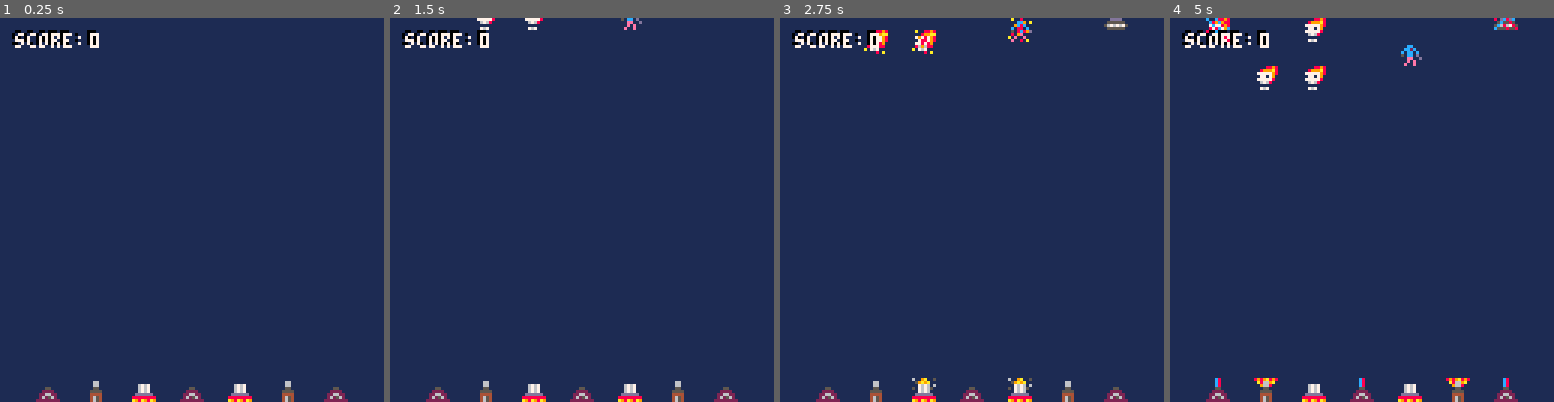
Above: before the commit, frames 1-4 (left to right).
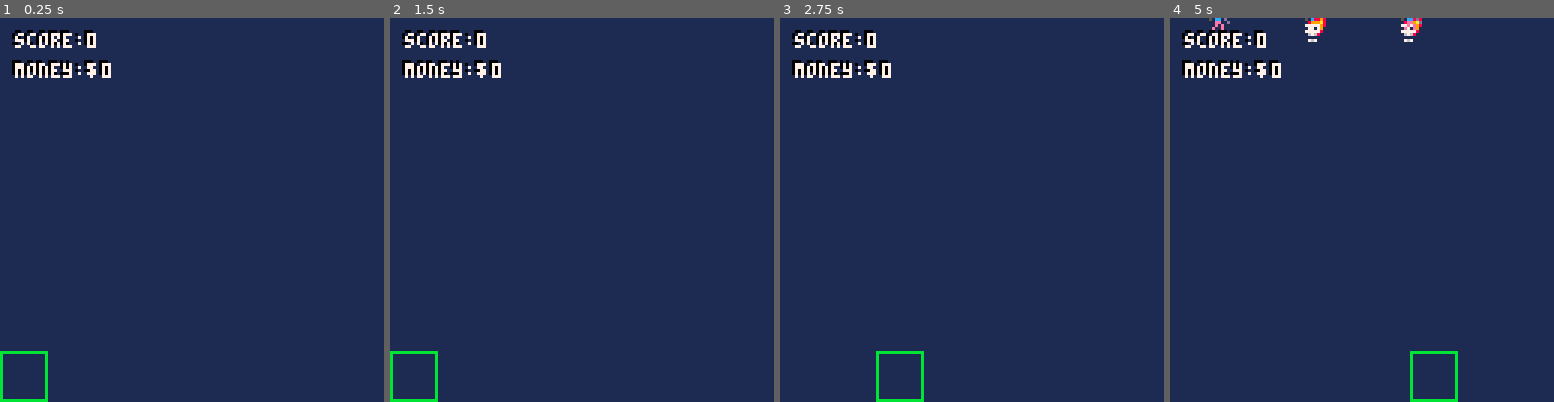
Above: after the commit, the same moments.

Repository: elennick/ggo25
Game: PICO-8 cartridge ggo25.p8
Two runs of this game, one before a commit and one after it. Both use one fixed random seed, a clock stepped at 60 frames per second and the inputs below.
Inputs:
- Up to frame 1 (0.25 s): no input
- Up to frame 2 (1.5 s): no input
- Up to frame 3 (2.75 s): hold Right 1.6-2.1 s; hold Right from 2.47 s (still down)
- Up to frame 4 (5 s): release Right at 3.03 s; hold Left 3.08-3.58 s; hold Right 4.02-4.68 s

The runs differ from the first frame. In frame 1, 2.5% of the frame differs, in the area x 0-91%, y 3-100%; in frame 2, 2.7%; in frame 3, 3.3%; in frame 4, 3.7%, in the area x 3-91%, y 0-100%.

Commit message:
added logic to load levels and draw a cursor

Diff:
--- a/ggo25.p8
+++ b/ggo25.p8
@@ -5,36 +5,36 @@
 
 nmes = {} //enemies
 twrs = {} //towers
+lvls = {} //levels
 hits = {} //hit animations
 game = {} //game info
 frm = 0   //frames since start
 sec = 0   //seconds since start
 
+cpos = 0  //cursor position (lane)
+
 etypes = {} //enemy types
 ttypes = {} //tower types
+
+// controls
+// left/right to move cursor
+// up/down to change tower
+// o/x button to select tower
 
 function _init()
   cls()
   init_nme_types()
   init_twr_types()
+  init_levels()
 
   game.fsls = 0 //frames since last enemy spawn
   game.sr = 100 //enemy spawn rate in frames
   game.sn = 5   //number of enemies per spawn
   game.score = 0
-
-	 create_nme(2)
-  create_nme(3)
-  create_nme(5)
-  create_nme(7)
-
-  create_twr(1, "laser")
-  create_twr(2, "scatter")
-  create_twr(3, "gatling")
-  create_twr(4, "laser")
-  create_twr(5, "gatling")
-  create_twr(6, "scatter")
-  create_twr(7, "laser")
+  game.money = 0
+  game.curlvl = nil
+
+  load_level(1)
 end
 
 function _update()
@@ -56,6 +56,12 @@
 	 		if h.lifetime <= 0 then
 	 		  del(hits, h)
 	 		end
+	 end
+
+	 if btnp(1) then
+	   cpos = min(cpos + 1, 7)
+	 elseif  btnp(0) then
+	   cpos = max(cpos - 1, 0)
 	 end
 end
 
@@ -102,11 +108,19 @@
 	   h.lifetime -= 1
 	 end
 
-  //draw score
+  //draw score/money
   print("score: ", 4, 4, 0)
-  print(game.score, 29, 4, 0)
+  print(game.score, 28, 4, 0)
   print("score: ", 5, 5, 7)
-  print(game.score, 30, 5, 7)
+  print(game.score, 29, 5, 7)
+
+  print("money:$", 4, 14, 0)
+  print(game.money, 33, 14, 0)
+  print("money:$", 5, 15, 7)
+  print(game.money, 34, 15, 7)
+
+  //draw cursor
+  rect(cpos * 16, 111, (cpos * 16) + 15, 127, 11)
 
   //draw debug text
   if debug then
@@ -118,10 +132,16 @@
   end
 end
 
+function load_level(l)
+  game.curlvl = lvls[l]
+end
+
 function get_random_etype()
   local values = {}
-  for _, v in pairs(etypes) do
-    add(values, v)
+
+  for i, tname in ipairs(game.curlvl.nmes) do
+    local t = etypes[tname]
+    add(values, t)
   end
   return values[flr(rnd(#values)) + 1]
 end
@@ -308,6 +328,14 @@
     game.score += e.type.value
     del(nmes, e)
   end
+end
+
+function init_levels()
+  local l1 = {}
+  l1.money = 100
+  l1.nmes = { "mech", "buggy" }
+  l1.twrs = { "gatling" }
+  add(lvls, l1)
 end
 __gfx__
 00000000000000000000000000000898000088980000004000000400000000000000000000000000000000000000000000000000000000000000000000000000
